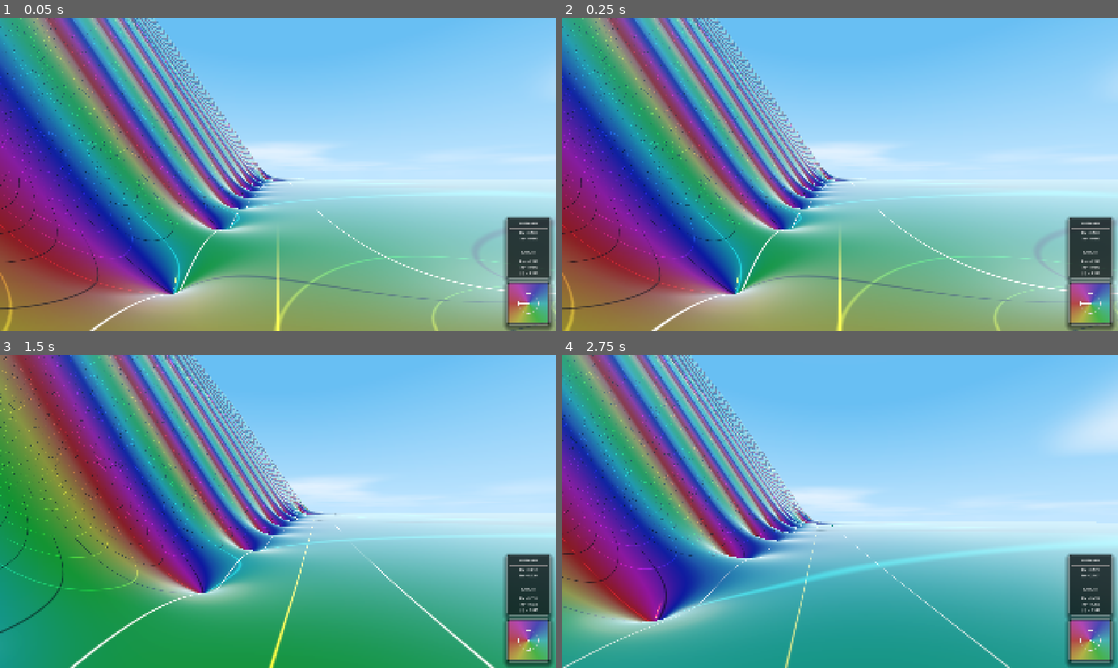
Above: before the commit, frames 1-4 (two rows, left to right).
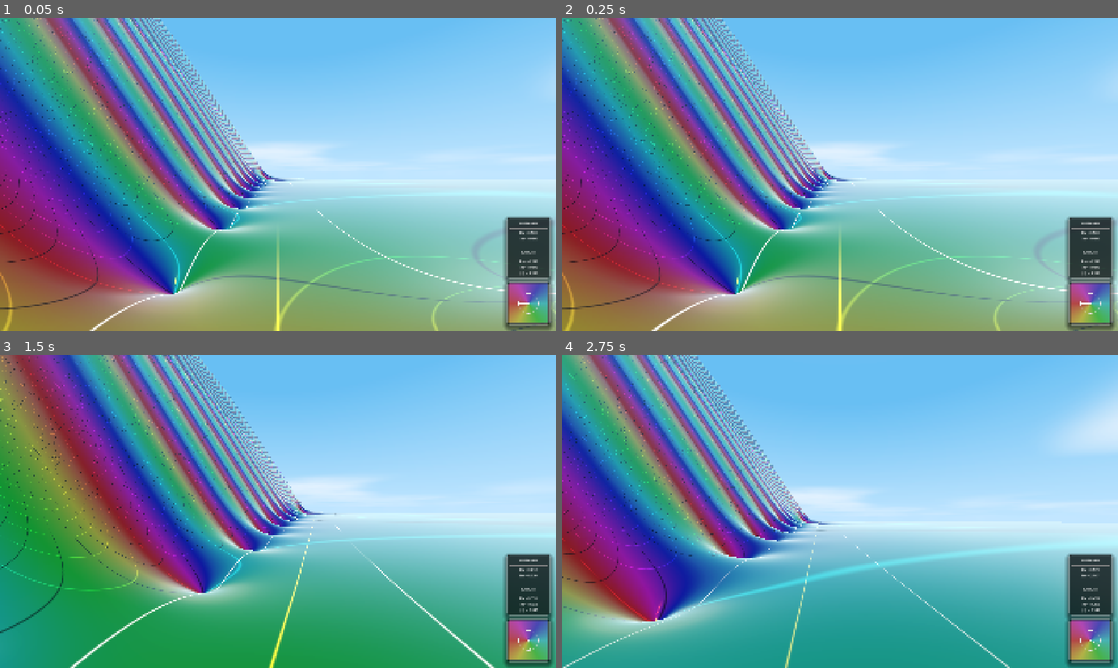
Above: after the commit, the same moments.

Repository: allanino/complex-functions-explorer
Game: Godot game, scene res://scenes/main.tscn
Same seed, same stepped clock (60 frames per second), same inputs: the game is played once before the commit and once after it.
Inputs (mouse positions are in pixels of both pictures, inside the frame that each line leads up to):
- Up to frame 1 (0.05 s): no input
- Up to frame 2 (0.25 s): no input
- Up to frame 3 (1.5 s): tap Enter at 0.5 s; move the mouse to (305, 511) at 0.52 s; hold W (move_forward) from 0.53 s (still down); tap G at 0.6 s; tap Space at 0.77 s; move the mouse to (250, 511) at 1.27 s; tap N at 1.35 s
- Up to frame 4 (2.75 s): keep holding W (move_forward); tap Space at 1.52 s; move the mouse to (851, 505) at 2.02 s; tap C at 2.1 s

The runs differ from the first frame. In frame 1, 2.9% of the frame differs, in the area x 0-50%, y 0-89%; in frame 2, 2.9%; in frame 3, 2.1%; in frame 4, 1.9%.

Commit message:
Fix chunks gaps: main culprit was different iterations for each chunk

Diff:
--- a/scripts/field.gd
+++ b/scripts/field.gd
@@ -2,7 +2,7 @@
 class_name Field
 
 static var iterations: int = 300
-static var terrain_detail: int = 0
+static var terrain_detail: int = 1
 static var antialiasing_mode: int = 4
 static var show_curves: bool = true
 static var show_critical_stripe: bool = true
--- a/scripts/world_manager.gd
+++ b/scripts/world_manager.gd
@@ -2,8 +2,8 @@
 
 @export var chunk_scene: PackedScene = preload("res://scenes/chunk.tscn")
 @export var player: Node3D
-@export var chunk_size: float = 64.0
-@export var view_distance: int = 3
+@export var chunk_size: float = 32.0
+@export var view_distance: int = 6
 
 var chunks = {}
 var _last_field_state = {}
@@ -12,6 +12,11 @@
 var LOD_SUBS = [256, 128, 64, 32]
 var _lod_mesh_cache = {}
 var _last_player_chunk = Vector2i(9999, 9999)
+
+# We increase our chunks by this to make junctions more seamless
+# To test this, look at the right of zeta, the pole has a junction
+# along t = 0.00.
+const chunk_leeway = 0.02;
 
 @onready var sun = get_node("../DirectionalLight3D")
 @onready var moon = get_node("../MoonLight")
@@ -164,29 +169,31 @@
 func _update_lod_subs():
 	match Field.terrain_detail:
 		0: # High
+			LOD_SUBS = [512, 256, 128, 64]
+		1: # Medium
 			LOD_SUBS = [256, 128, 64, 32]
-		1: # Medium
-			LOD_SUBS = [256, 64, 32, 16]
 		2: # Low
 			LOD_SUBS = [128, 64, 32, 16]
+		3: # Lowest
+			LOD_SUBS = [64, 32, 16, 8]
 
 func _get_lod_level(coord: Vector2i, player_coord: Vector2i) -> int:
 	var dx = abs(coord.x - player_coord.x)
 	var dz = abs(coord.y - player_coord.y)
 	var dist = max(dx, dz)
 
-	if dist <= 1:
+	if dist <= 0:
 		return 0
-	elif dist <= 3:
+	elif dist <= 1:
 		return 1
-	elif dist <= 5:
+	elif dist <= 2:
 		return 2
 	else:
 		return 3
 
 func _create_lod_mesh(size: float, subdivisions: int) -> Mesh:
 	var plane = PlaneMesh.new()
-	plane.size = Vector2(size, size)
+	plane.size = Vector2(size + chunk_leeway, size + chunk_leeway)
 	plane.subdivide_width = subdivisions
 	plane.subdivide_depth = subdivisions
 	return plane
@@ -194,14 +201,9 @@
 func _update_chunk_uniforms(chunk: MeshInstance3D):
 	if chunk.material_override:
 		var lod = chunk.get_meta("lod_level", 0)
-		var iterations = Field.iterations
-		if Field.function_type == 0:
-			if lod == 1: iterations = int(iterations * 0.8)
-			elif lod == 2: iterations = int(iterations * 0.6)
-			elif lod == 3: iterations = int(iterations * 0.4)
 
 		chunk.material_override.set_shader_parameter("lod_level", lod)
-		chunk.material_override.set_shader_parameter("iterations", iterations)
+		chunk.material_override.set_shader_parameter("iterations", Field.iterations)
 		chunk.material_override.set_shader_parameter("show_curves", Field.show_curves)
 		chunk.material_override.set_shader_parameter("show_critical_stripe", Field.show_critical_stripe)
 		chunk.material_override.set_shader_parameter("function_type", Field.function_type)
